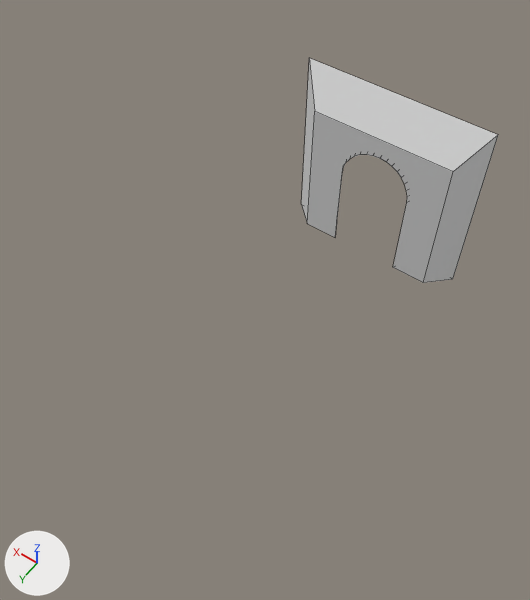
Before and after pictures for a commit that changed the Blender file structures/opening.blend.
Camera for both pictures: a camera (50 mm lens) standing at (-2.32, 5.39, 5.23) and looking at (0.0, 2.15, 0.12). Lighting does not change. The marker at lower left points along +X, +Y and +Z. Mesh edges are drawn as thin lines. Materials are left out; every surface is plain grey.
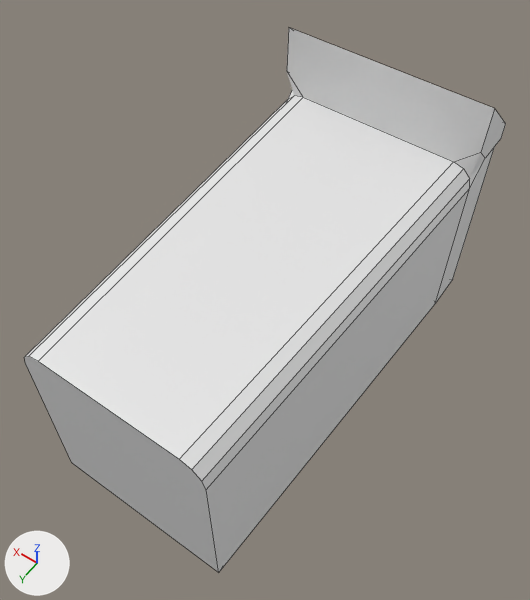
What the commit changed:
me_plane is used by ob_plane; location (0.0, 0.0, 0.0); rotation (1.571, 0.0, 0.0), in degrees (90, 0, 0).
me_plane had 54 vertices, 25 faces and spanned x -1.0..1.0, y -1.0..1.0, z -0.23..0.0.
me_plane now has 78 vertices, 46 faces and spans x -1.0..1.0, y -1.0..1.52, z -4.0..0.14.
Part 1, on me_plane:
8 vertices are removed from x -1.0..1.0, y 0.0..1.0, z -0.23..0.0.
11 faces are deleted.
32 vertices are added at x -1.0..1.0, y -1.0..1.52, z -4.0..0.14.
32 new faces join them.

Changed parts and their boxes (x1, y1, x2, y2) in the pictures (530 x 600 px):
'Plane', reshaped (144% wider, 141% taller)
    before: (301, 58, 498, 283)
    after: (24, 28, 506, 572)
